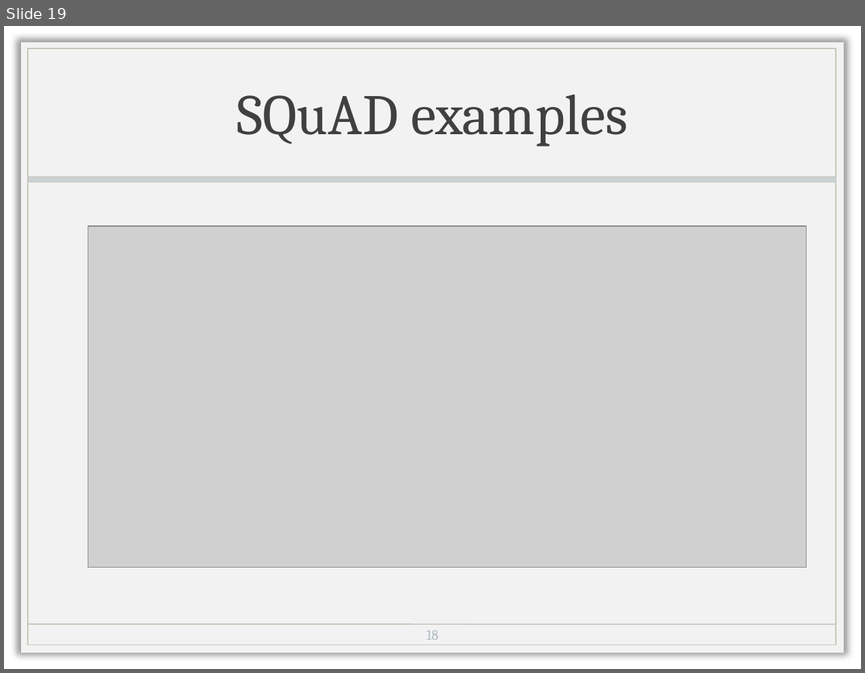
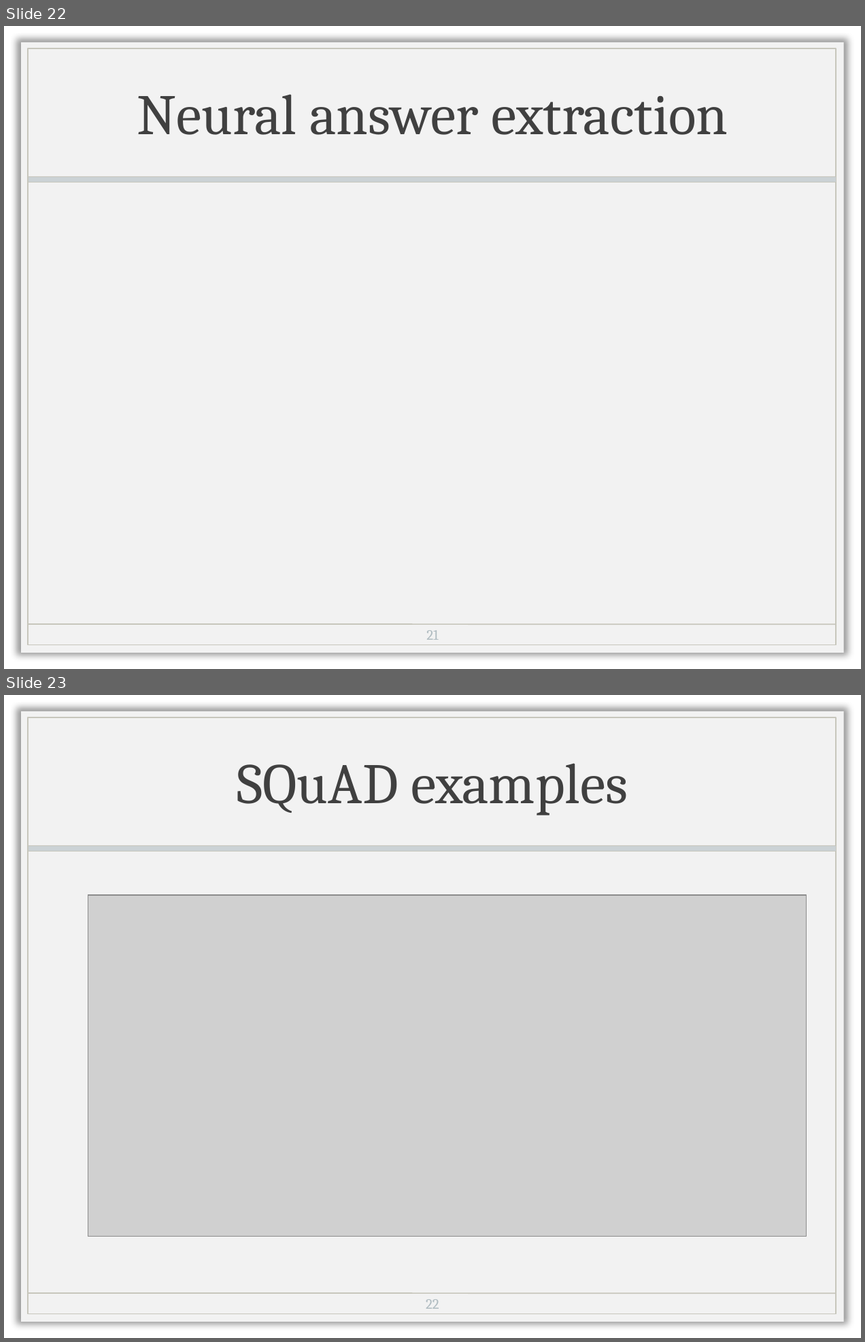
Before and after one commit to named-entity/hse-nlp, a slide deck: 4th_year/Slides/8_information-extraction.pptx. Shown one above the other, each under a label of ours: slide 19 before the commit, slides 22 and 23 after it. The pictures are 865x673 and 865x1342 pixels, drawn with LibreOffice and Linux fonts; fonts in the diff are those of the drawing; grey boxes stand for pictures; background and template pictures are left out. Boxes give left, top, right and bottom in pixels: in the first picture for what was removed or moved away, otherwise in the second. Text is boxed around its words. In the diff, an @@ line names an element or a change of style, - is before the commit and + after.

```diff
--- a/4th_year/Slides/8_information-extraction.pptx
+++ b/4th_year/Slides/8_information-extraction.pptx
@@ slide 22 added at (4, 26, 861, 669), background picture (left out); not listed: 4 template elements that a slide beside it also shows @@
@@ title added at (137, 94, 728, 135), 48 pt, text #404040 @@
+Neural answer extraction
@@ page number added at (426, 630, 438, 639), 12 pt, text #B0BCC1 @@
+21
@@ what was slide 19 is now slide 23 @@
@@ page number at (426, 1299, 439, 1308): text changed @@
-18
+22
```
Also in this commit, not shown: 5 other slides added, 1 other file.
